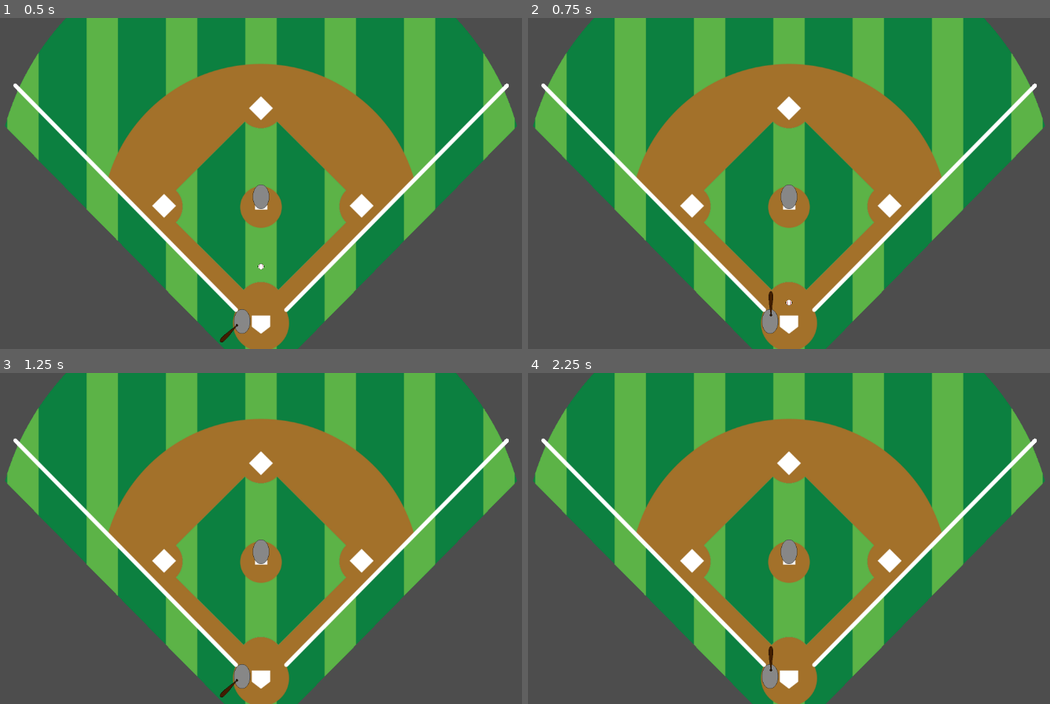
Above: before the commit, frames 1-4 (two rows, left to right).
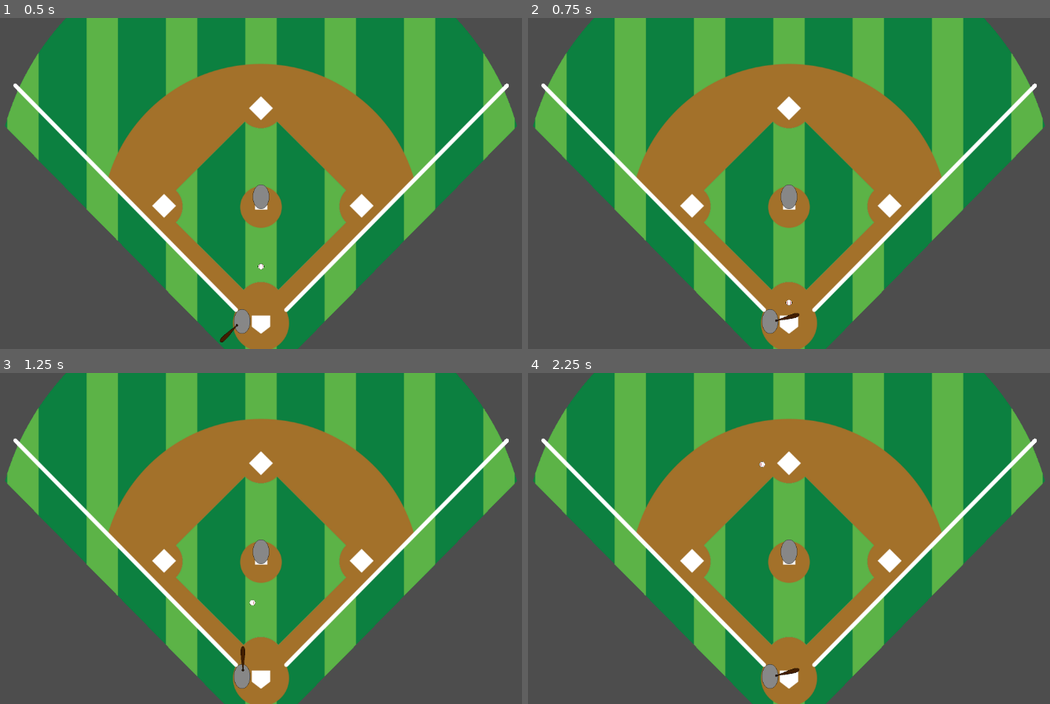
Above: after the commit, the same moments.

Repository: ajn14d/Baseball_Game_Godot
Game: Godot game, scene res://game_scene.tscn
Two runs of this game, one before a commit and one after it. Both use one fixed random seed, a clock stepped at 60 frames per second and the inputs below.
Inputs:
- Up to frame 1 (0.5 s): no input
- Up to frame 2 (0.75 s): tap Enter at 0.5 s; hold Space (swing) from 0.53 s (still down)
- Up to frame 3 (1.25 s): keep holding Space (swing)
- Up to frame 4 (2.25 s): release Space (swing) at 1.28 s; tap Space (swing) at 1.35 s; tap Enter at 2 s; hold Space (swing) from 2.03 s (still down)

Frame 1 is identical in both runs. In frame 2, 0.1% of the frame differs, in the area x 46-53%, y 82-92%; in frame 3, 0.1%; in frame 4, 0.1%, in the area x 44-53%, y 26-92%.

Commit message:
ball hit mechanic

Diff:
--- a/baseball.gd
+++ b/baseball.gd
@@ -1,4 +1,6 @@
 extends RigidBody2D
+
+@onready var batter = get_node("/root/GameScene/Batter")
 
 var pitch_select = 1
 var ball_speed = 0  # Adjust the speed of the fastball
@@ -19,3 +21,19 @@
 	linear_velocity = Vector2(0, ball_speed)  # Apply a straight-down velocity
 	# Optionally, you can use `apply_impulse()` for more realistic physics
 	# apply_impulse(Vector2.ZERO, Vector2(0, fastball_speed))  # Impulse to go straight down
+
+func _on_ball_area_area_entered(area: Area2D) -> void:
+	if area.is_in_group("Bat"):
+		# Get the bat's angle in degrees
+		var bat_angle = batter.bat_pivot.rotation_degrees + -45
+
+		# Convert the angle to radians (since Godot's trig functions use radians)
+		var angle_in_radians = deg_to_rad(bat_angle)
+
+		# Create a direction vector based on the angle
+		var direction = Vector2(cos(angle_in_radians), sin(angle_in_radians))
+
+		# Scale the direction by the desired speed (500 in this case)
+		linear_velocity = direction * 300
+
+		print("Ball hit, Bat angle: ", bat_angle)
--- a/baseball.tscn
+++ b/baseball.tscn
@@ -6,10 +6,14 @@
 [sub_resource type="CircleShape2D" id="CircleShape2D_xowas"]
 radius = 5.0
 
+[sub_resource type="CircleShape2D" id="CircleShape2D_luwl7"]
+radius = 5.0
+
 [node name="Baseball" type="RigidBody2D"]
 collision_mask = 16
 mass = 0.001
 gravity_scale = 0.0
+continuous_cd = 2
 script = ExtResource("1_xlwtj")
 
 [node name="Sprite2D" type="Sprite2D" parent="."]
@@ -19,3 +23,11 @@
 [node name="CollisionShape2D" type="CollisionShape2D" parent="."]
 visible = false
 shape = SubResource("CircleShape2D_xowas")
+
+[node name="BallArea" type="Area2D" parent="." groups=["Ball"]]
+collision_mask = 16
+
+[node name="CollisionShape2D" type="CollisionShape2D" parent="BallArea"]
+shape = SubResource("CircleShape2D_luwl7")
+
+[connection signal="area_entered" from="BallArea" to="." method="_on_ball_area_area_entered"]
--- a/batter.gd
+++ b/batter.gd
@@ -2,7 +2,10 @@
 
 @onready var bat_pivot = $BatPivot  # Pivot Node2D (rotates like a clock hand)
 
+var bat_angle = 0
+
 var swinging := false
+var swing_speed := 0.3  # The speed of the swing (lower value = faster swing)
 
 func _input(event):
 	if event.is_action_pressed("swing") and not swinging:
@@ -13,7 +16,11 @@
 	var tween = create_tween()
 
 	# Rotate the pivot instead of the bat itself
-	tween.tween_property(bat_pivot, "rotation_degrees", -90, 0.1)  # Counterclockwise swing (6 to 12)
-	tween.tween_property(bat_pivot, "rotation_degrees", 135, 0.1).set_delay(0.1)  # Reset after delay
+	tween.tween_property(bat_pivot, "rotation_degrees", -90, swing_speed)  # Counterclockwise swing (6 to 12)
+	tween.tween_property(bat_pivot, "rotation_degrees", 135, swing_speed).set_delay(0.5)  # Reset after delay
 
 	tween.finished.connect(func(): swinging = false)  # Reset swing flag
+
+func _on_bat_area_area_entered(area: Area2D) -> void:
+	if area.is_in_group("Ball"):
+		bat_angle = bat_pivot.rotation_degrees
--- a/batter.tscn
+++ b/batter.tscn
@@ -8,10 +8,10 @@
 radius = 12.0
 height = 48.0
 
-[sub_resource type="CapsuleShape2D" id="CapsuleShape2D_vlhuh"]
-radius = 4.0
+[sub_resource type="CapsuleShape2D" id="CapsuleShape2D_n3btr"]
+radius = 4.24264
 
-[node name="Batter" type="RigidBody2D"]
+[node name="Batter" type="RigidBody2D" groups=["Bat"]]
 collision_layer = 16
 collision_mask = 17
 gravity_scale = 0.0
@@ -35,11 +35,12 @@
 scale = Vector2(0.545605, 0.759291)
 texture = ExtResource("2_gfngu")
 
-[node name="BatBody" type="StaticBody2D" parent="BatPivot"]
-rotation = -2.35619
+[node name="BatArea" type="Area2D" parent="BatPivot" groups=["Bat"]]
 collision_layer = 16
 
-[node name="BatCollision" type="CollisionShape2D" parent="BatPivot/BatBody"]
-position = Vector2(-31.8198, 28.9914)
-rotation = -2.35619
-shape = SubResource("CapsuleShape2D_vlhuh")
+[node name="CollisionShape2D" type="CollisionShape2D" parent="BatPivot/BatArea" groups=["Bat"]]
+position = Vector2(43.1335, 2.12132)
+rotation = 1.5708
+shape = SubResource("CapsuleShape2D_n3btr")
+
+[connection signal="area_entered" from="BatPivot/BatArea" to="." method="_on_bat_area_area_entered"]
--- a/project.godot
+++ b/project.godot
@@ -15,6 +15,11 @@
 config/features=PackedStringArray("4.3", "Forward Plus")
 config/icon="res://icon.svg"
 
+[global_group]
+
+Bat=""
+Ball=""
+
 [input]
 
 swing={
Not shown: 1 places in baseball.tscn that only renumber resources
